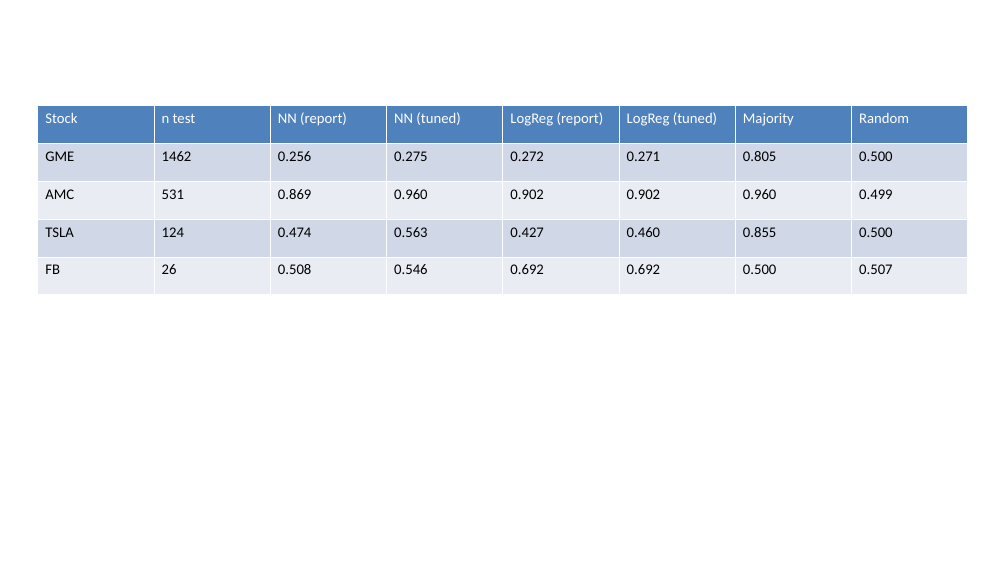
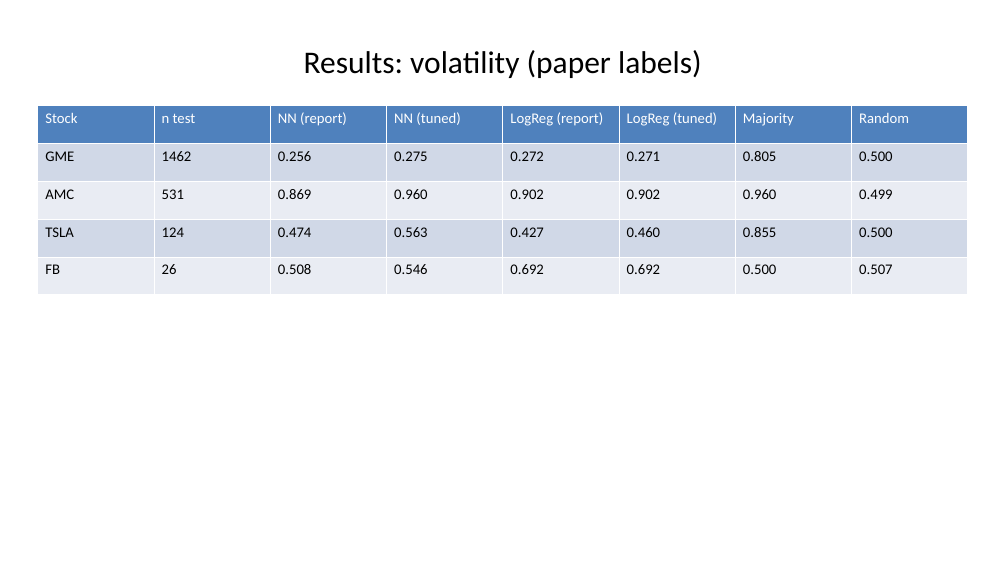
Before and after one commit to Prithvi-Aithal/wsb-market-prediction, a slide deck: slide 8 of docs/presentation.pptx. Drawn at 1008x567 pixels with LibreOffice and Linux fonts; fonts in the diff are those of the drawing. Boxes give left, top, right and bottom in pixels: in the first picture for what was removed or moved away, otherwise in the second. Text is boxed around its words. In the diff, an @@ line names an element or a change of style, - is before the commit and + after.

Commit message:
Fix slide title placement (set top/height explicitly)

```diff
--- a/docs/presentation.pptx
+++ b/docs/presentation.pptx
@@ title added at box(304, 50, 702, 78), 30 pt, text #000000 @@
+Results: volatility (paper labels)
```
Also in this commit, not shown: 11 other slides changed, 2 slides added, 2 slides removed, 2 other files.
